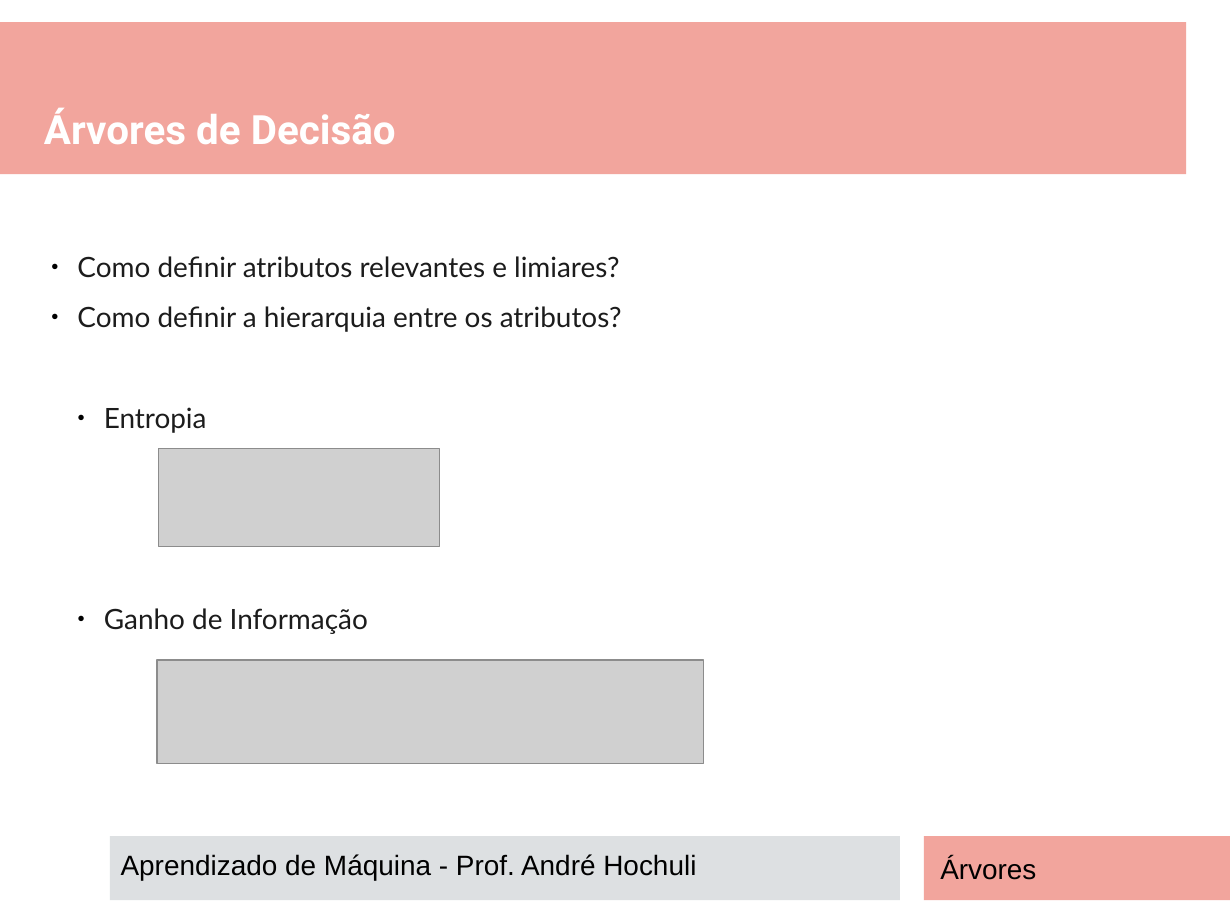
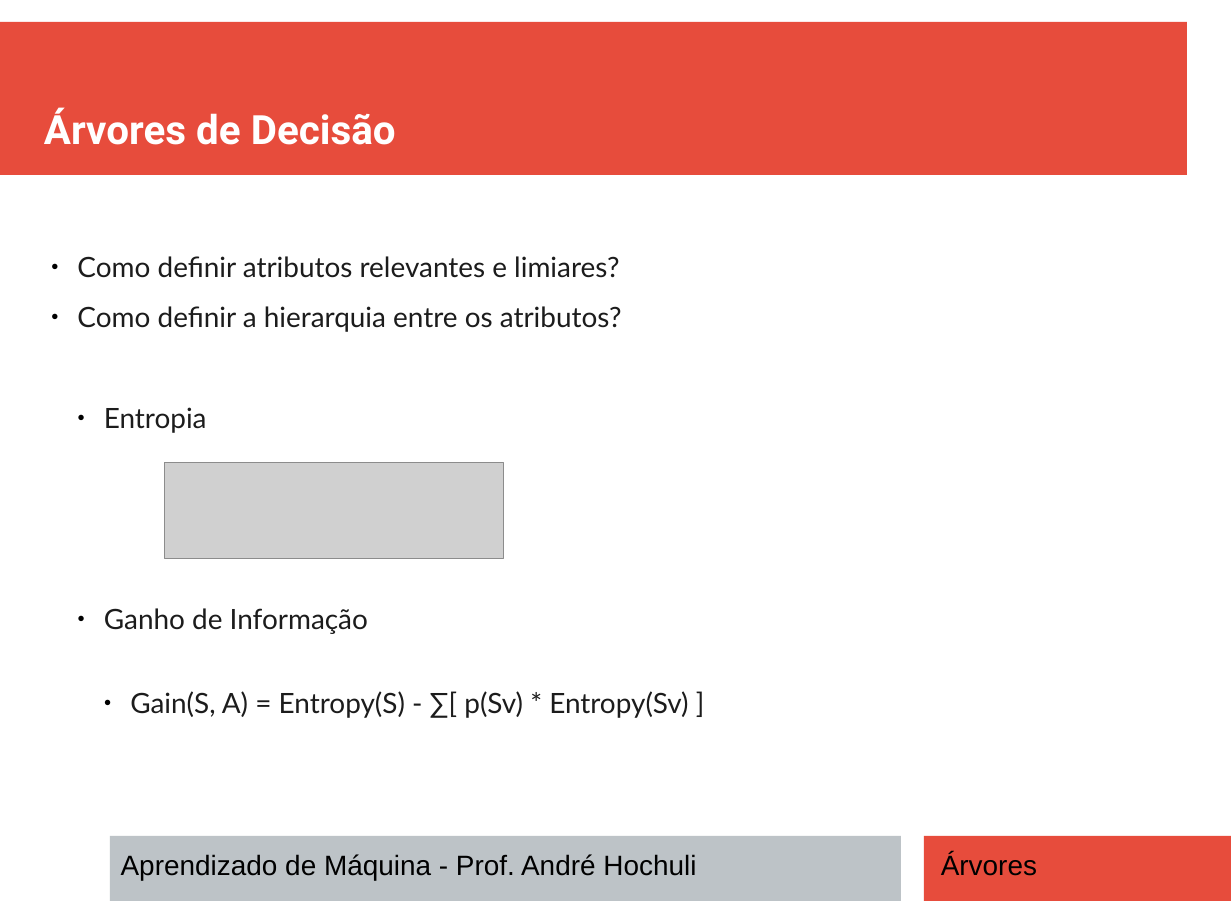
Before and after one commit to andrehochuli/teaching, a slide deck: slide 6 of AprendizadoMaquina/Tópico 02 - Aprendizado Supervisionado/ARVORES DECISÃO/Tópico 02 - Aprendizado-Supervisionado - Arvores.pptx. Drawn at 1232x924 pixels with LibreOffice and Linux fonts; fonts in the diff are those of the drawing; grey boxes stand for pictures. Boxes give left, top, right and bottom in pixels: in the first picture for what was removed or moved away, otherwise in the second. Text is boxed around its words. In the diff, an @@ line names an element or a change of style, - is before the commit and + after.

```diff
--- a/AprendizadoMaquina/Tópico 02 - Aprendizado Supervisionado/ARVORES DECISÃO/Tópico 02 - Aprendizado-Supervisionado - Arvores.pptx
+++ b/AprendizadoMaquina/Tópico 02 - Aprendizado Supervisionado/ARVORES DECISÃO/Tópico 02 - Aprendizado-Supervisionado - Arvores.pptx
@@ rectangle at [0, 22, 1187, 176]: fill #E74C3C at 50% opacity to #E74C3C @@
@@ picture: place and size @@
-picture at [159, 449, 440, 547]
+picture at [164, 463, 504, 558]
@@ picture removed at [157, 661, 703, 765] @@
@@ text at [130, 691, 688, 718]: paragraph added @@
+    ● Gain(S, A) = Entropy(S) - ∑[ p(Sv) * Entropy(Sv) ]
@@ rectangle at [110, 836, 901, 901]: fill #BDC3C7 at 50% opacity to #BDC3C7 @@
@@ rectangle at [925, 836, 1232, 901]: fill #E74C3C at 50% opacity to #E74C3C @@
@@ text "Árvores": place and size @@
-text "Árvores" at [940, 857, 1036, 880]
+text "Árvores" at [941, 853, 1037, 876]
```
Also in this commit, not shown: 15 other slides changed, 1 slide added, 1 other file.
